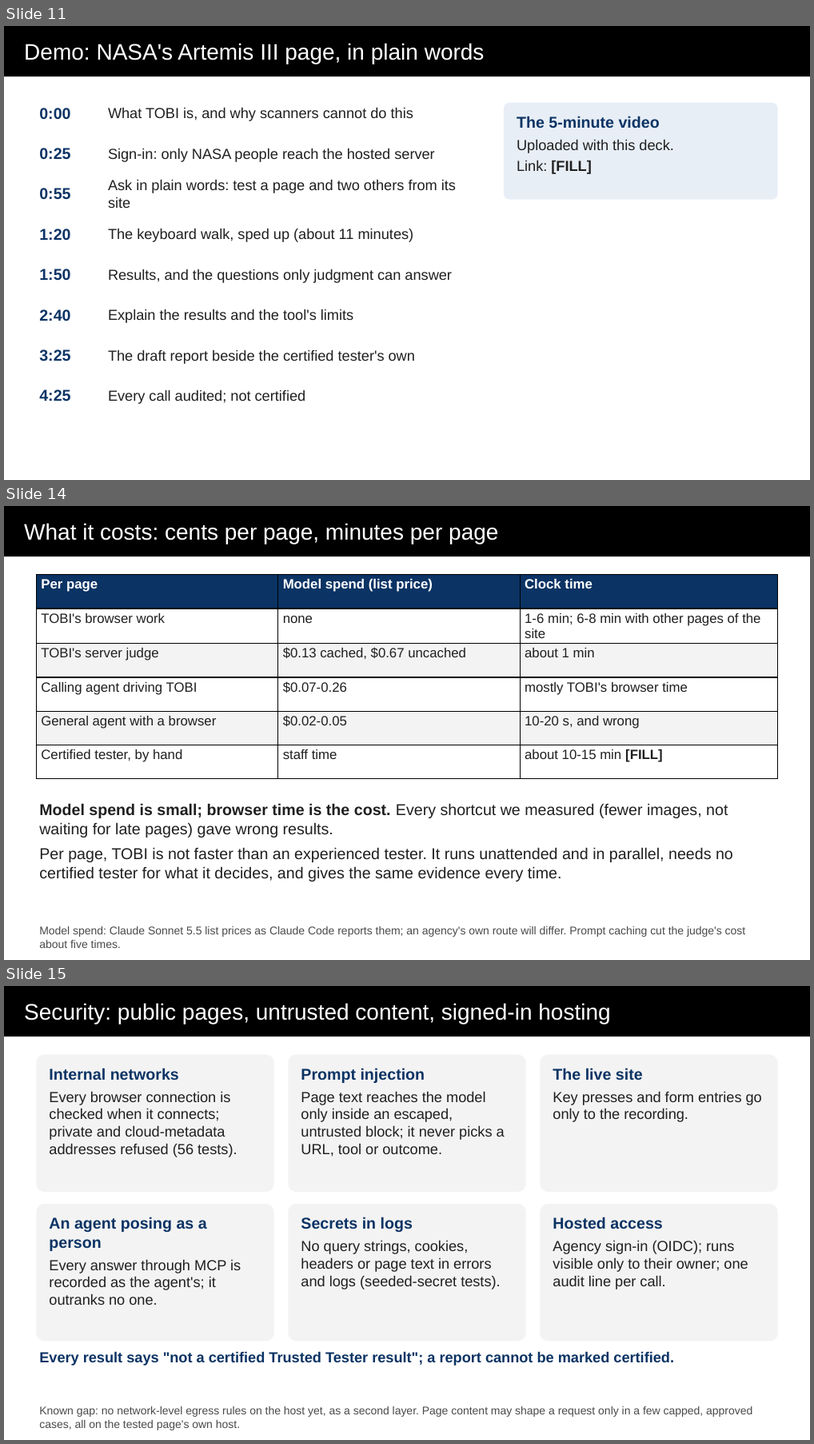
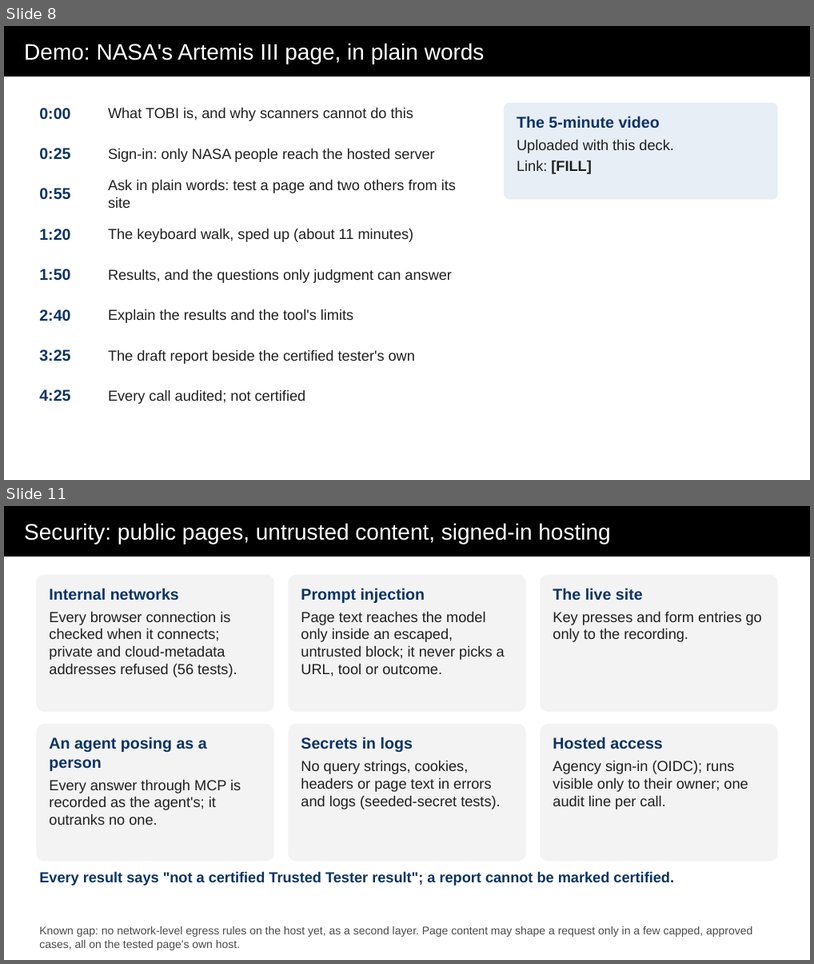
Before and after one commit to abbybowman/tobi508, a slide deck: docs/hackathon/out/TOBI-deck.pptx. Shown one above the other, each under a label of ours: slides 11, 14 and 15 before the commit, slides 8 and 11 after it; the slides between them are not shown. The pictures are 814x1444 and 814x964 pixels, drawn with LibreOffice and Linux fonts; fonts in the diff are those of the drawing. Boxes give left, top, right and bottom in pixels: in the first picture for what was removed or moved away, otherwise in the second. Text is boxed around its words. In the diff, an @@ line names an element or a change of style, - is before the commit and + after.

```diff
--- a/docs/hackathon/out/TOBI-deck.pptx
+++ b/docs/hackathon/out/TOBI-deck.pptx
@@ slide 14 removed at [4,506,810,960], background #FFFFFF @@
@@ title removed at [4,506,810,557] @@
-What it costs: cents per page, minutes per page
@@ table removed at [36,575,778,778], 6 rows, 3 columns @@
-Per page | Model spend (list price) | Clock time
-TOBI's browser work | none | 1-6 min; 6-8 min with other pages of the site
-TOBI's server judge | $0.13 cached, $0.67 uncached | about 1 min
-Calling agent driving TOBI | $0.07-0.26 | mostly TOBI's browser time
-General agent with a browser | $0.02-0.05 | 10-20 s, and wrong
-Certified tester, by hand | staff time | about 10-15 min [FILL]
@@ text removed at [39,803,734,881] @@
-Model spend is small; browser time is the cost. Every shortcut we measured (fewer images, not waiting for late pages) gave wrong results.
-Per page, TOBI is not faster than an experienced tester. It runs unattended and in parallel, needs no certified tester for what it decides, and gives the same evidence every time.
@@ text removed at [39,926,746,948] @@
-Model spend: Claude Sonnet 5.5 list prices as Claude Code reports them; an agency's own route will differ. Prompt caching cut the judge's cost about five times.
@@ what was slide 11 is now slide 8 @@
@@ what was slide 15 is now slide 11 @@
```
Also in this commit, not shown: 3 slides changed, 2 slides added, 5 other slides removed, 2 other files.
